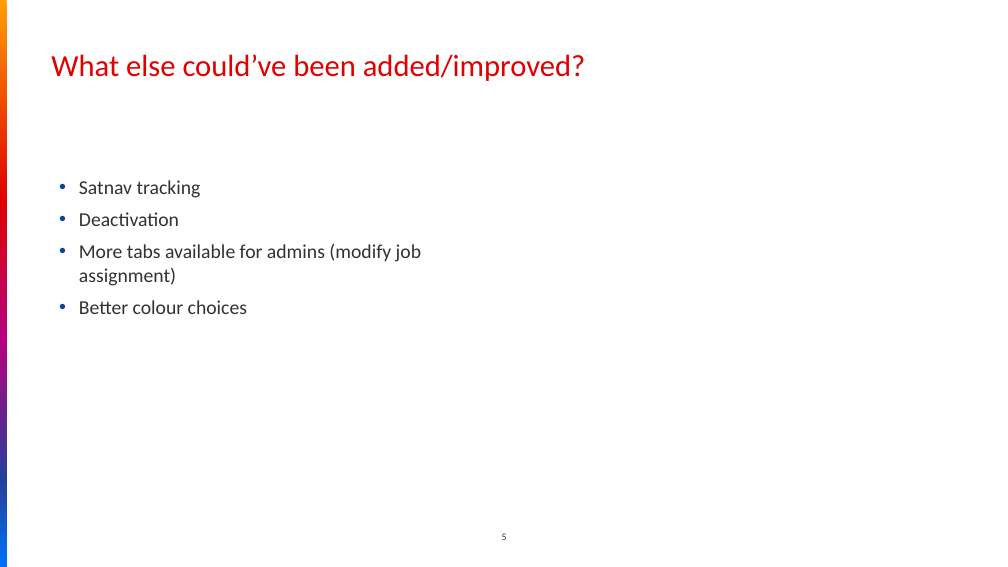
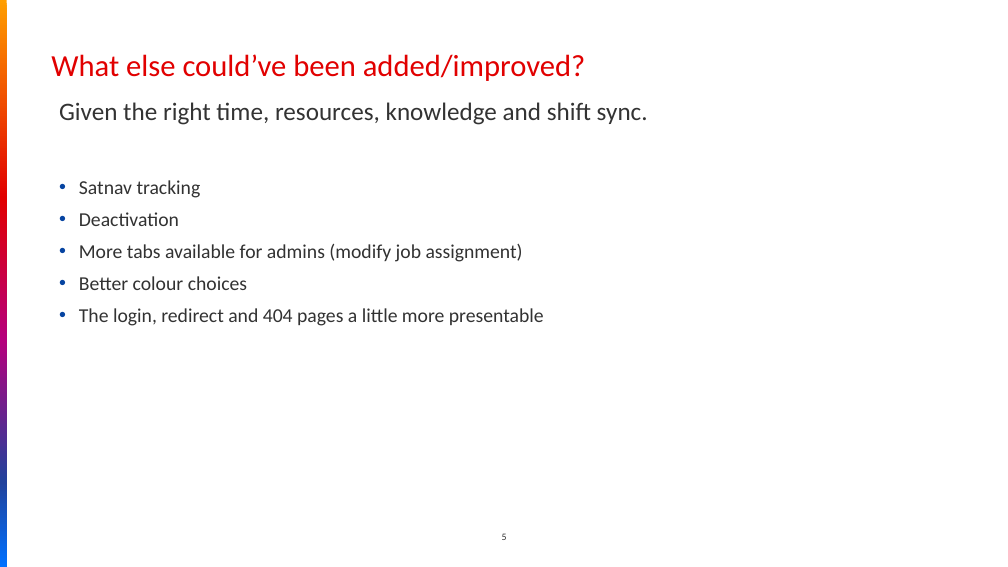
Before and after one commit to alexceltare2/TeamRocketOracle, a slide deck: slide 5 of docs/Presentation.pptx. Drawn at 1008x567 pixels with LibreOffice and Linux fonts; fonts in the diff are those of the drawing; background and template pictures are left out. Boxes give left, top, right and bottom in pixels: in the first picture for what was removed or moved away, otherwise in the second. Text is boxed around its words. In the diff, an @@ line names an element or a change of style, - is before the commit and + after.

```diff
--- a/docs/Presentation.pptx
+++ b/docs/Presentation.pptx
@@ text added at <box>59,102,648,125</box>, 23 pt, text #333333 @@
+Given the right time, resources, knowledge and shift sync.
@@ text at <box>79,308,544,326</box>: paragraph added @@
+• The login, redirect and 404 pages a little more presentable
```
Also in this commit, not shown: 1 other slide changed, 1 slide added, 1 slide removed.
